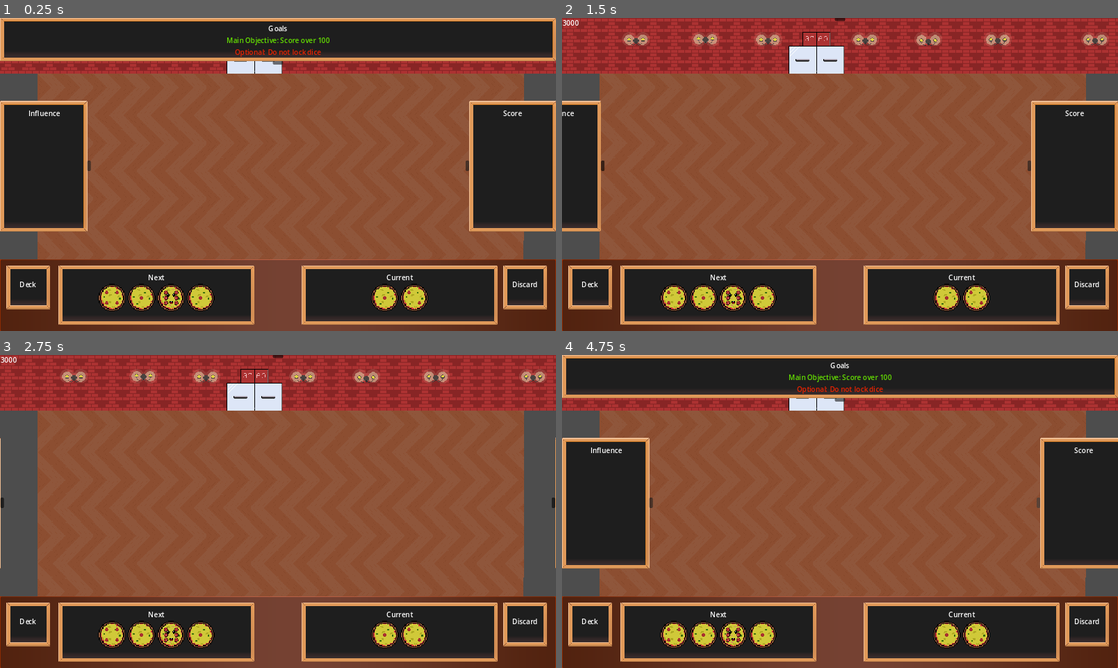
Above: before the commit, frames 1-4 (two rows, left to right).
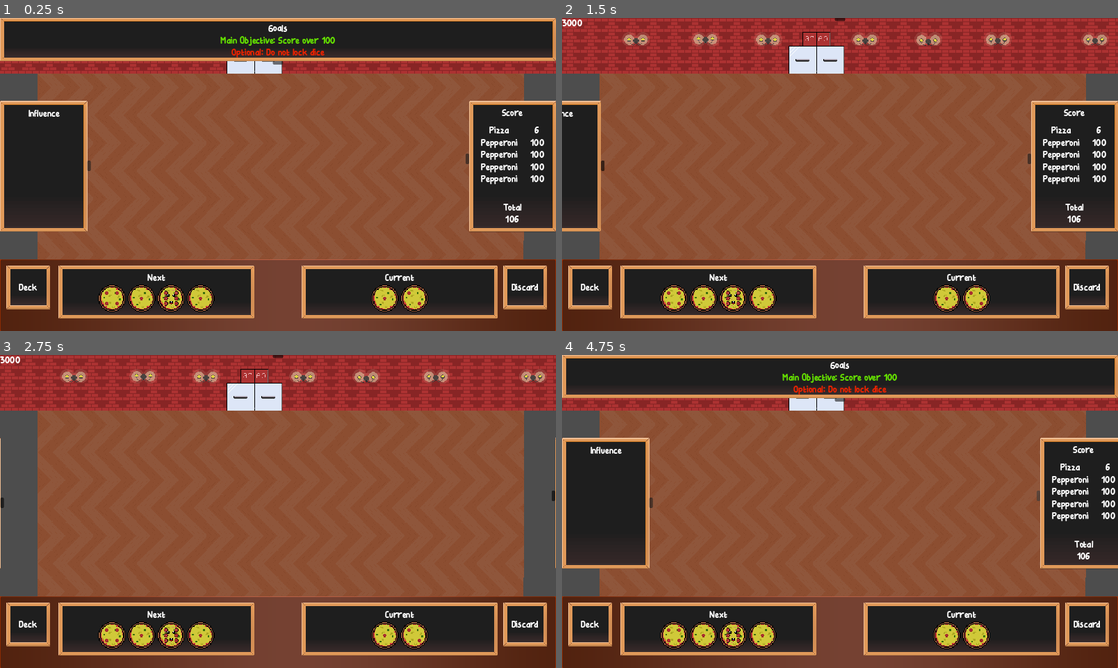
Above: after the commit, the same moments.

Repository: jshorte/Dicey-Diner
Game: Godot game, scene res://Scenes/main.tscn
Same seed, same stepped clock (60 frames per second), same inputs: the game is played once before the commit and once after it. The engine's default icon, where the game draws it, is replaced by a stand-in: a white triangle on a blue panel in a dark square.
Inputs (mouse positions are in pixels of both pictures, inside the frame that each line leads up to; where the layout moved, square brackets give the same spot in the first picture):
- Up to frame 1 (0.25 s): no input
- Up to frame 2 (1.5 s): click (840, 61) at 0.5 s; click (650, 165) at 1.25 s
- Up to frame 3 (2.75 s): click (467, 495) [467, 502] at 2 s
- Up to frame 4 (4.75 s): click (840, 355) at 2.75 s; click (562, 502) at 3.5 s; click (1117, 495) [1117, 502] at 4.25 s

The runs differ from the first frame. In frame 1, 4.7% of the frame differs, in the area x 3-98%, y 2-98%; in frame 2, 4.2%; in frame 3, 3.4%; in frame 4, 4.7%.

Commit message:
Refactoring (cleaning out some old code no longer needed or superseeded) Arrow only displays for "active" dice Input only affects "active" dice "passive" dice now run a new animation cycle when struck (and value amended on halt) UI now retracts when input for "active" dice is used Placeholder font Score panel set up with various panel/horizonal/vertical containers for dynamic spacing and sizing

Diff:
--- a/Art/Blackboard.tres
+++ b/Art/Blackboard.tres
@@ -7,6 +7,6 @@
 texture_margin_left = 15.0
 texture_margin_top = 15.0
 texture_margin_right = 15.0
-texture_margin_bottom = 30.0
+texture_margin_bottom = 15.0
 expand_margin_top = 1.0
 expand_margin_right = 1.0
--- /dev/null
+++ b/Fonts/font_theme.tres
@@ -0,0 +1,7 @@
+[gd_resource type="Theme" load_steps=2 format=3 uid="uid://clny4maioyt6j"]
+
+[ext_resource type="FontFile" uid="uid://bkx5bbg0gevvk" path="res://Fonts/Bellfoods.otf" id="1_evd3j"]
+
+[resource]
+default_font = ExtResource("1_evd3j")
+default_font_size = 24
--- /dev/null
+++ b/Scenes/Score_Show_Hide.gd
@@ -0,0 +1,7 @@
+extends Button
+
+func _init() -> void:
+	SignalManager.connect("close_all_panels", set_state)
+
+func set_state(state):
+	set_pressed_no_signal(state)
--- a/Scenes/hud.tscn
+++ b/Scenes/hud.tscn
@@ -1,16 +1,20 @@
-[gd_scene load_steps=6 format=3 uid="uid://c78g4wg5yy8ay"]
+[gd_scene load_steps=9 format=3 uid="uid://c78g4wg5yy8ay"]
 
 [ext_resource type="Script" path="res://Tweens/InfoPanelTween.gd" id="1_gbq8n"]
 [ext_resource type="Script" path="res://Tweens/ActivePanelTween.gd" id="1_rl1s0"]
+[ext_resource type="Theme" uid="uid://clny4maioyt6j" path="res://Fonts/font_theme.tres" id="1_rvbjj"]
 [ext_resource type="Script" path="res://Tweens/ScorePanelTween.gd" id="2_rwv2h"]
 [ext_resource type="Script" path="res://Scripts/Bottom Bar.gd" id="2_u8ns1"]
 [ext_resource type="StyleBox" uid="uid://dmful4r8udbfr" path="res://Art/Blackboard.tres" id="3_ioopo"]
+[ext_resource type="Script" path="res://Scripts/button_state.gd" id="4_owgk4"]
+[ext_resource type="FontFile" uid="uid://bkx5bbg0gevvk" path="res://Fonts/Bellfoods.otf" id="7_e1fvy"]
 
 [node name="HUD" type="Control"]
 layout_mode = 3
 anchors_preset = 0
 offset_right = 40.0
 offset_bottom = 40.0
+theme = ExtResource("1_rvbjj")
 
 [node name="Power Bar" type="Label" parent="."]
 layout_mode = 0
@@ -50,6 +54,7 @@
 rotation = -1.5708
 toggle_mode = true
 icon_alignment = 1
+script = ExtResource("4_owgk4")
 
 [node name="HBoxContainer" type="HBoxContainer" parent="Top Bar/Information Bar"]
 layout_mode = 2
@@ -194,6 +199,7 @@
 grow_vertical = 2
 toggle_mode = true
 icon_alignment = 1
+script = ExtResource("4_owgk4")
 
 [node name="Score Panel" type="Control" parent="."]
 layout_mode = 3
@@ -208,23 +214,160 @@
 offset_top = 192.0
 offset_right = 1280.0
 offset_bottom = 492.0
-theme_override_styles/panel = ExtResource("3_ioopo")
-
-[node name="Current Text" type="Label" parent="Score Panel/Score"]
-layout_mode = 2
-offset_top = 16.0
-offset_right = 200.0
-offset_bottom = 39.0
-text = "Score"
-horizontal_alignment = 1
 
 [node name="Score_Show_Hide" type="Button" parent="Score Panel/Score"]
 layout_mode = 2
 offset_left = -8.0
-offset_top = 136.0
-offset_bottom = 160.0
+offset_top = 120.0
+offset_bottom = 144.0
 toggle_mode = true
 icon_alignment = 1
+script = ExtResource("4_owgk4")
+
+[node name="Score Container" type="PanelContainer" parent="Score Panel/Score"]
+layout_mode = 0
+offset_right = 200.0
+offset_bottom = 300.0
+theme_override_styles/panel = ExtResource("3_ioopo")
+
+[node name="VBoxContainer" type="VBoxContainer" parent="Score Panel/Score/Score Container"]
+layout_mode = 2
+
+[node name="Score Title Text" type="Label" parent="Score Panel/Score/Score Container/VBoxContainer"]
+layout_mode = 2
+theme = ExtResource("1_rvbjj")
+theme_override_fonts/font = ExtResource("7_e1fvy")
+text = "Score"
+horizontal_alignment = 1
+
+[node name="Score Space" type="Control" parent="Score Panel/Score/Score Container/VBoxContainer"]
+layout_mode = 2
+size_flags_vertical = 3
+size_flags_stretch_ratio = 0.25
+
+[node name="HBoxContainer" type="HBoxContainer" parent="Score Panel/Score/Score Container/VBoxContainer"]
+layout_mode = 2
+theme = ExtResource("1_rvbjj")
+
+[node name="Score Body Food Text" type="Label" parent="Score Panel/Score/Score Container/VBoxContainer/HBoxContainer"]
+layout_mode = 2
+size_flags_horizontal = 3
+size_flags_vertical = 1
+size_flags_stretch_ratio = 2.0
+theme = ExtResource("1_rvbjj")
+text = "Pizza
+"
+horizontal_alignment = 1
+
+[node name="Score Body Score Text" type="Label" parent="Score Panel/Score/Score Container/VBoxContainer/HBoxContainer"]
+layout_mode = 2
+size_flags_horizontal = 3
+size_flags_vertical = 1
+theme = ExtResource("1_rvbjj")
+text = "6"
+horizontal_alignment = 1
+
+[node name="HBoxContainer2" type="HBoxContainer" parent="Score Panel/Score/Score Container/VBoxContainer"]
+layout_mode = 2
+
+[node name="Score Body Food Text" type="Label" parent="Score Panel/Score/Score Container/VBoxContainer/HBoxContainer2"]
+layout_mode = 2
+size_flags_horizontal = 3
+size_flags_vertical = 1
+size_flags_stretch_ratio = 2.0
+text = "Pepperoni
+"
+horizontal_alignment = 1
+
+[node name="Score Body Score Text" type="Label" parent="Score Panel/Score/Score Container/VBoxContainer/HBoxContainer2"]
+layout_mode = 2
+size_flags_horizontal = 3
+size_flags_vertical = 1
+text = "100"
+horizontal_alignment = 1
+
+[node name="HBoxContainer4" type="HBoxContainer" parent="Score Panel/Score/Score Container/VBoxContainer"]
+layout_mode = 2
+
+[node name="Score Body Food Text" type="Label" parent="Score Panel/Score/Score Container/VBoxContainer/HBoxContainer4"]
+layout_mode = 2
+size_flags_horizontal = 3
+size_flags_vertical = 1
+size_flags_stretch_ratio = 2.0
+text = "Pepperoni
+"
+horizontal_alignment = 1
+
+[node name="Score Body Score Text" type="Label" parent="Score Panel/Score/Score Container/VBoxContainer/HBoxContainer4"]
+layout_mode = 2
+size_flags_horizontal = 3
+size_flags_vertical = 1
+text = "100"
+horizontal_alignment = 1
+
+[node name="HBoxContainer5" type="HBoxContainer" parent="Score Panel/Score/Score Container/VBoxContainer"]
+layout_mode = 2
+
+[node name="Score Body Food Text" type="Label" parent="Score Panel/Score/Score Container/VBoxContainer/HBoxContainer5"]
+layout_mode = 2
+size_flags_horizontal = 3
+size_flags_vertical = 1
+size_flags_stretch_ratio = 2.0
+text = "Pepperoni
+"
+horizontal_alignment = 1
+
+[node name="Score Body Score Text" type="Label" parent="Score Panel/Score/Score Container/VBoxContainer/HBoxContainer5"]
+layout_mode = 2
+size_flags_horizontal = 3
+size_flags_vertical = 1
+text = "100"
+horizontal_alignment = 1
+
+[node name="HBoxContainer6" type="HBoxContainer" parent="Score Panel/Score/Score Container/VBoxContainer"]
+layout_mode = 2
+
+[node name="Score Body Food Text" type="Label" parent="Score Panel/Score/Score Container/VBoxContainer/HBoxContainer6"]
+layout_mode = 2
+size_flags_horizontal = 3
+size_flags_vertical = 1
+size_flags_stretch_ratio = 2.0
+text = "Pepperoni
+"
+horizontal_alignment = 1
+
+[node name="Score Body Score Text" type="Label" parent="Score Panel/Score/Score Container/VBoxContainer/HBoxContainer6"]
+layout_mode = 2
+size_flags_horizontal = 3
+size_flags_vertical = 1
+text = "100"
+horizontal_alignment = 1
+
+[node name="Total Space" type="Control" parent="Score Panel/Score/Score Container/VBoxContainer"]
+layout_mode = 2
+size_flags_vertical = 3
+
+[node name="HBoxContainer3" type="VBoxContainer" parent="Score Panel/Score/Score Container/VBoxContainer"]
+layout_mode = 2
+
+[node name="Total Text" type="Label" parent="Score Panel/Score/Score Container/VBoxContainer/HBoxContainer3"]
+layout_mode = 2
+size_flags_horizontal = 3
+size_flags_vertical = 8
+size_flags_stretch_ratio = 2.0
+text = "Total
+"
+horizontal_alignment = 1
+vertical_alignment = 2
+
+[node name="Total Score" type="Label" parent="Score Panel/Score/Score Container/VBoxContainer/HBoxContainer3"]
+layout_mode = 2
+size_flags_horizontal = 3
+size_flags_vertical = 10
+text = "106
+"
+horizontal_alignment = 1
+vertical_alignment = 2
 
 [node name="Holding Area" type="Panel" parent="."]
 layout_mode = 0
--- a/Scenes/main.tscn
+++ b/Scenes/main.tscn
@@ -53,12 +53,14 @@
 scale = Vector2(0.25, 0.25)
 
 [node name="Wall3" parent="." instance=ExtResource("2_ff80d")]
-position = Vector2(0, -3)
+visible = false
+position = Vector2(86, -3)
 rotation = 1.5708
 scale = Vector2(0.25, 0.25)
 
 [node name="Wall4" parent="." instance=ExtResource("2_ff80d")]
-position = Vector2(1315, -1)
+visible = false
+position = Vector2(1234, -6)
 rotation = 1.5708
 scale = Vector2(0.25, 0.25)
 
--- a/Scripts/Managers/signal_manager.gd
+++ b/Scripts/Managers/signal_manager.gd
@@ -19,3 +19,5 @@
 signal initialise_dice_values
 signal move_dice_offscreen
 signal update_dice_position
+
+signal close_all_panels
--- /dev/null
+++ b/Scripts/button_state.gd
@@ -0,0 +1,7 @@
+extends Button
+
+func _init() -> void:
+	SignalManager.connect("close_all_panels", set_state)
+
+func set_state(state):
+	set_pressed(state)
--- a/Scripts/dice_rb.gd
+++ b/Scripts/dice_rb.gd
@@ -124,17 +124,16 @@
 		var mouse_to_dice_position = get_global_mouse_position() - dice_centre_position
 		var distance_from_dice = (get_local_mouse_position() - dice_centre_position).length() - (dice_radius * UNITS_TO_PIXELS)
 
-		if update_arrow:
-			arrow.global_position = current_point_on_circle * UNITS_TO_PIXELS
-			arrow.rotation = current_angle - dice_rb.rotation
-
-		else:
-			arrow.hide()
+		#NOTE: update_arrow only true when dice is active (currently) so use Global.DiceState.ACTIVE as conditional
+		#if update_arrow:
+		arrow.global_position = current_point_on_circle * UNITS_TO_PIXELS
+		arrow.rotation = current_angle - dice_rb.rotation
 
 		if Input.is_action_just_pressed("ui_accept"):
 			move_active_dice(dice_centre_position, mouse_to_dice_position)
 			passive_dice(self)
 			SignalManager.unset_active_dice.emit(self)
+			SignalManager.close_all_panels.emit(true)
 			#is_active_dice.emit(self)
 
 	if  (dice_status == Global.DiceState.PASSIVE) && timed_out && abs(dice_rb.linear_velocity.x) < 10 && abs(dice_rb.linear_velocity.y) < 10:
@@ -161,7 +160,6 @@
 
 	if ((dice_status == Global.DiceState.PASSIVE) && is_moving):
 		roll_animation.play()
-
 
 func calculate_circle_point(radius : float, angle : float, offset : Vector2) -> Vector2:
 	var point_x_on_circle : float = radius * cos(angle)
@@ -262,7 +260,7 @@
 
 func update_position(dice):
 	if(dice == self):
-		#TODO HACK: Have to print the global position otherwise it disappears??
+		#TODO HACK: Have to print the global position otherwise it goes to incorrect position
 		print("Posi ", dice.global_position)
 		dice.global_position = get_global_mouse_position()
 
--- a/Tweens/ActivePanelTween.gd
+++ b/Tweens/ActivePanelTween.gd
@@ -1,4 +1,7 @@
 extends Control
+
+func _init() -> void:
+	SignalManager.connect("close_all_panels", _on_active_show_hide_toggled)
 
 func _on_active_show_hide_toggled(toggled_on: bool) -> void:
 	var tween = create_tween().bind_node(self)
@@ -9,7 +12,7 @@
 		tween.tween_property(
 		$Active,
 		"position",
-		 Vector2(-panel_width, panel_position.y),
+		 Vector2(panel_position.x - panel_width, panel_position.y),
 		 1
 		).set_trans(Tween.TRANS_QUART).set_ease(Tween.EASE_OUT)
 		$Active/Active_Show_Hide.release_focus()
@@ -17,7 +20,7 @@
 		tween.tween_property(
 		$Active,
 		"position",
-		 Vector2(0, panel_position.y),
+		 Vector2(panel_position.x + panel_width, panel_position.y),
 		 1
 		).set_trans(Tween.TRANS_QUART).set_ease(Tween.EASE_OUT)
 		$Active/Active_Show_Hide.release_focus()
--- a/Tweens/InfoPanelTween.gd
+++ b/Tweens/InfoPanelTween.gd
@@ -1,6 +1,9 @@
 extends Control
 
-var panel_previous_position = Vector2.ZERO
+#var panel_previous_position = Vector2.ZERO
+
+func _init() -> void:
+	SignalManager.connect("close_all_panels", _on_info_show_hide_toggled)
 
 func _on_info_show_hide_toggled(toggled_on: bool) -> void:
 	var tween = create_tween().bind_node(self)
@@ -8,7 +11,7 @@
 	var panel_position = $"Information Bar".position
 
 	if(toggled_on):
-		panel_previous_position = panel_position
+		#panel_previous_position = panel_position
 		tween.tween_property(
 		$"Information Bar",
 		"position",
@@ -20,7 +23,7 @@
 		tween.tween_property(
 		$"Information Bar",
 		"position",
-		 Vector2(panel_position.x, panel_previous_position.y),
+		 Vector2(panel_position.x, panel_position.y + panel_height),
 		 1
 		).set_trans(Tween.TRANS_QUART).set_ease(Tween.EASE_OUT)
 		$"Information Bar/Info_Show_Hide".release_focus()
--- a/Tweens/ScorePanelTween.gd
+++ b/Tweens/ScorePanelTween.gd
@@ -1,26 +1,30 @@
 extends Control
 
-var panel_previous_position = Vector2.ZERO
+@onready var panel_previous_position = $"Score".position
+
+#func _init() -> void:
+	#SignalManager.connect("close_all_panels", _on_score_show_hide_toggled)
 
 func _on_score_show_hide_toggled(toggled_on: bool) -> void:
-	var tween = create_tween().bind_node(self)
-	var panel_width = $Score.size.x
-	var panel_position = $Score.position
+	var tween = create_tween().bind_node($Score/Score_Show_Hide)
+	var panel_width = $"Score".size.x
+	var panel_position = $"Score".position
 
 	if(toggled_on):
-		panel_previous_position = panel_position
+		#panel_previous_position = panel_position
 		tween.tween_property(
-		$Score,
+		$"Score",
 		"position",
-		 Vector2($Score.position.x + panel_width, panel_position.y),
+		 Vector2($"Score".position.x + panel_width, panel_position.y),
 		 1
 		).set_trans(Tween.TRANS_QUART).set_ease(Tween.EASE_OUT)
 		$Score/Score_Show_Hide.release_focus()
 	else:
 		tween.tween_property(
-		$Score,
+		$"Score",
 		"position",
-		 Vector2(panel_previous_position.x, panel_position.y),
+		 #Vector2(panel_previous_position.x, panel_position.y),
+		 Vector2($"Score".position.x - panel_width, panel_position.y),
 		 1
 		).set_trans(Tween.TRANS_QUART).set_ease(Tween.EASE_OUT)
 		$Score/Score_Show_Hide.release_focus()
Binary file added: Fonts/Bellfoods.otf
Not shown, added: Fonts/Bellfoods.otf.import
